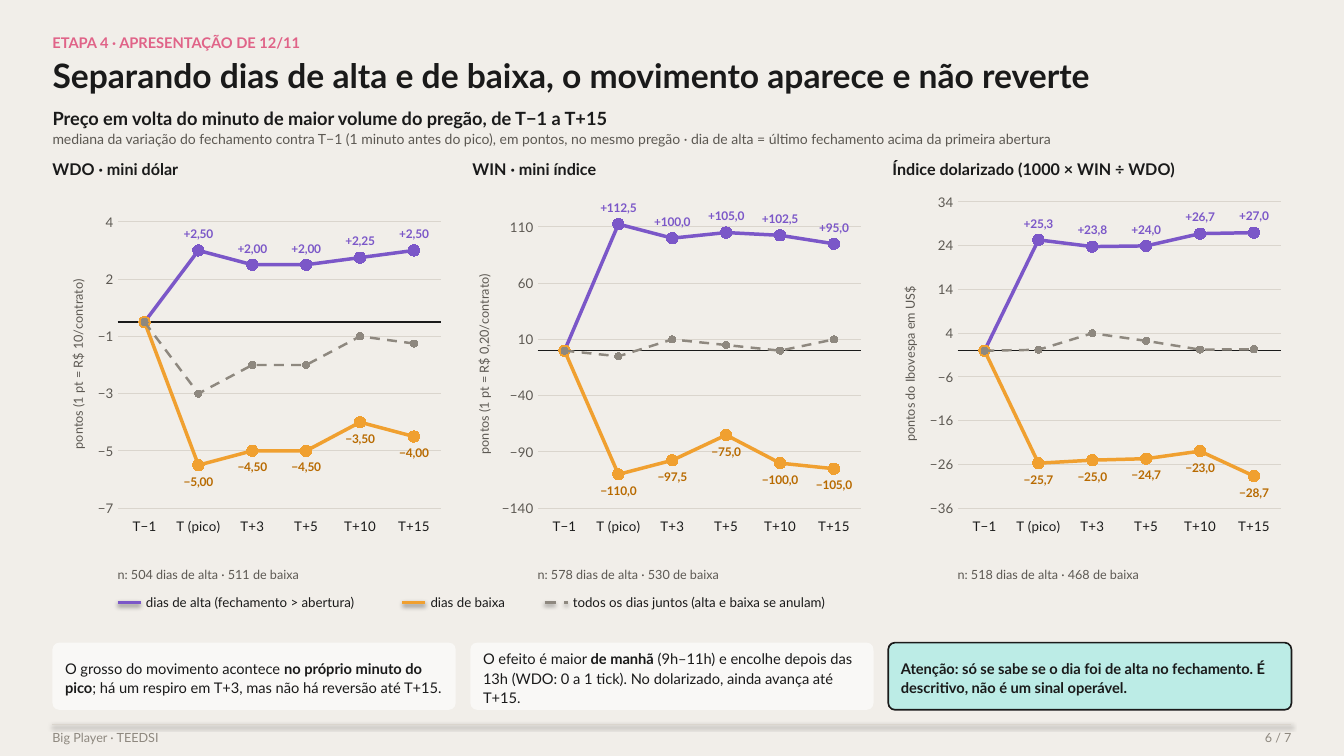
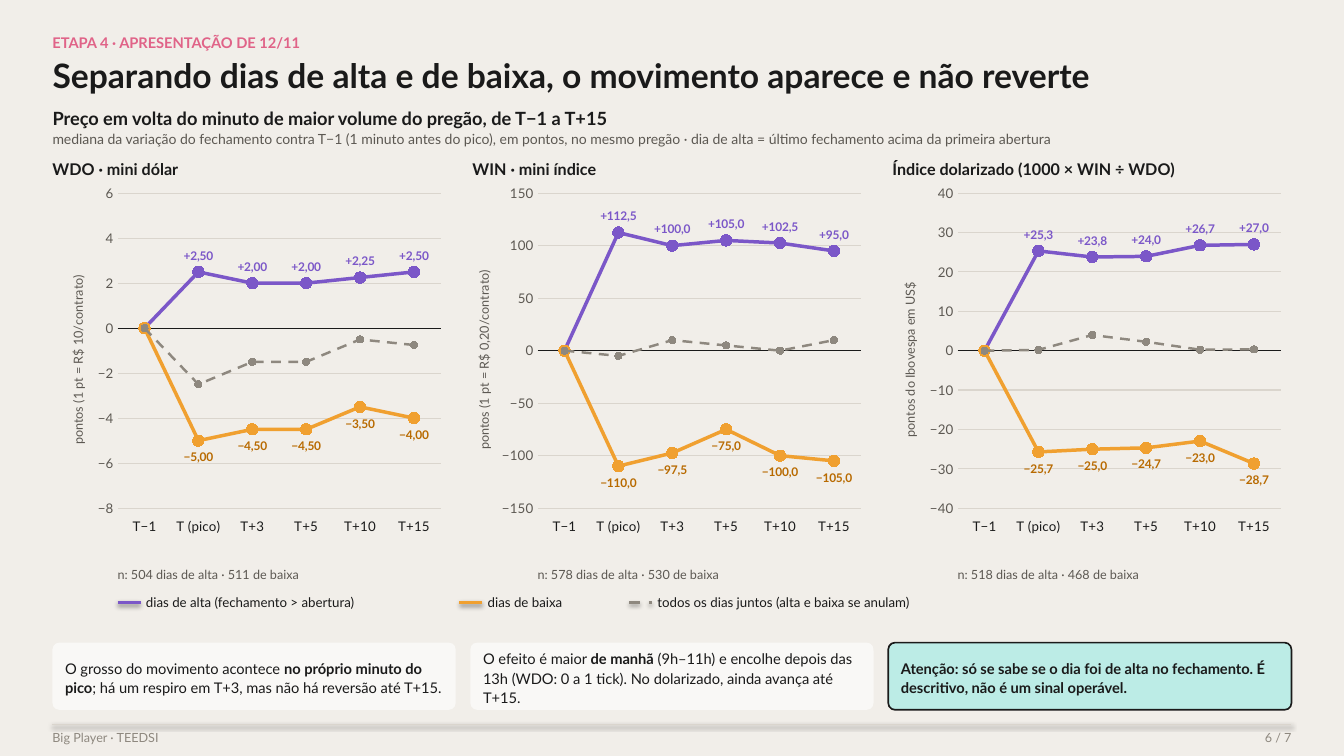
Before and after one commit to icaropereira1/teedsi, a slide deck: slide 6 of bigplayer/docs/apresentacao-final/Big_Player_apresentacao_final.pptx. Drawn at 1344x756 pixels with LibreOffice and Linux fonts; fonts in the diff are those of the drawing. Boxes give left, top, right and bottom in pixels: in the first picture for what was removed or moved away, otherwise in the second. Text is boxed around its words. In the diff, an @@ line names an element or a change of style, - is before the commit and + after.

```diff
--- a/bigplayer/docs/apresentacao-final/Big_Player_apresentacao_final.pptx
+++ b/bigplayer/docs/apresentacao-final/Big_Player_apresentacao_final.pptx
@@ line chart at box(52, 182, 452, 561) @@
@@ value axis changed @@
@@ line chart at box(473, 182, 872, 561) @@
@@ value axis changed @@
@@ line chart at box(892, 182, 1292, 561) @@
@@ value axis changed @@
@@ text "dias de baixa": place and size @@
-text "dias de baixa" at box(431, 597, 505, 607)
+text "dias de baixa" at box(488, 597, 562, 607)
@@ text "todos os dias juntos (alta ...": place and size @@
-text "todos os dias juntos (alta ..." at box(573, 597, 824, 610)
+text "todos os dias juntos (alta ..." at box(657, 597, 909, 610)
@@ line moved from (402, 603) - (425, 603) to (460, 603) - (483, 603) @@
@@ line moved from (544, 603) - (568, 603) to (629, 603) - (652, 603) @@
```
Also in this commit, not shown: 5 other slides changed, 1 other file.
